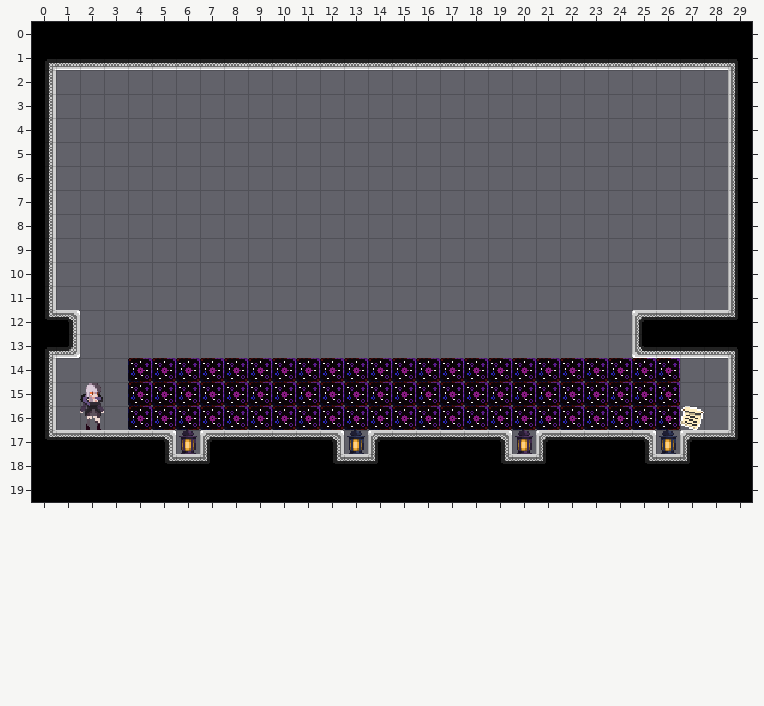
Two states of a Tiled map, Assets/maps/BookmarkLevels/3 - Old Tunnels/Weed Killer.tmx. Above: the version before the commit.
Cells are 16x16 px. Shown: x 0..29, y 0..19.
Once edited:
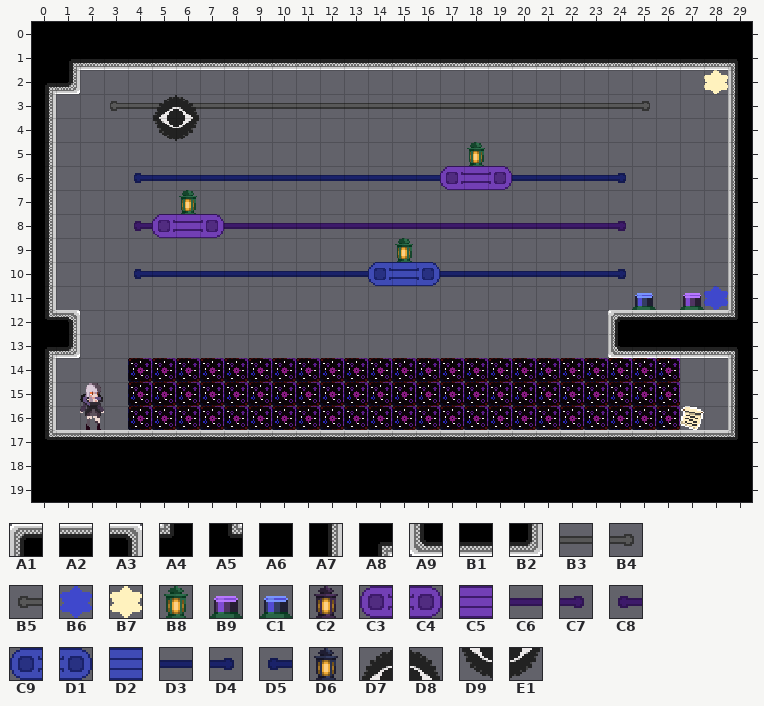
Key: from "Memory world tileset": A1 0, A2 1, A3 2, A4 3, A5 4, A6 6, A7 7, A8 9, A9 10, B1 11, B2 12; from "PlaceholderSprites": B3 13, B4 14, B5 14 flipped left-right, B6 27, B7 41, B8 45, B9 58, C1 59, C2 60, C3 65, C4 65 flipped left-right, C5 66, C6 67, C7 68, C8 68 flipped left-right, C9 71, D1 71 flipped left-right, D2 72, D3 73, D4 74, D5 74 flipped left-right, D6 75, D7 83, D8 84, D9 98, E1 99.
__ is an empty cell, .. an unchanged one.
The author wrote: New Gravity Swap level
Changes in this commit:
--- layer "bkg_close"
@@ x 3..25 @@
- 3 __ __ __ __ __ __ __ __ __ __ __ __ __ __ __ __ __ __ __ __ __ __ __
+ 3 B5 B3 B3 B3 B3 B3 B3 B3 B3 B3 B3 B3 B3 B3 B3 B3 B3 B3 B3 B3 B3 B3 B4
@@ x 4..24 @@
- 5 .. .. .. .. .. .. .. .. .. .. .. .. .. .. __ .. .. .. .. .. ..
- 6 __ __ __ __ __ __ __ __ __ __ __ __ __ __ __ __ __ __ __ __ __
+ 5 .. .. .. .. .. .. .. .. .. .. .. .. .. .. B8 .. .. .. .. .. ..
+ 6 D5 D3 D3 D3 D3 D3 D3 D3 D3 D3 D3 D3 D3 C3 C5 C4 D3 D3 D3 D3 D4
@@ x 4..24 @@
- 8 __ __ .. __ __ __ __ __ __ __ __ __ __ __ __ __ __ __ __ __ __
+ 8 C8 C6 .. C6 C6 C6 C6 C6 C6 C6 C6 C6 C6 C6 C6 C6 C6 C6 C6 C6 C7
@@ x 4..24 @@
-10 __ __ __ __ __ __ __ __ __ __ __ .. __ __ __ __ __ __ __ __ __
+10 D5 D3 D3 D3 D3 D3 D3 D3 D3 D3 D3 .. D3 D3 D3 D3 D3 D3 D3 D3 D4
--- layer "ground"
@@ x 0..28 @@
- 1 A8 B1 .. .. .. .. .. .. .. .. .. .. .. .. .. .. .. .. .. .. .. .. .. .. .. .. .. .. ..
- 2 A7 __ .. .. .. .. .. .. .. .. .. .. .. .. .. .. .. .. .. .. .. .. .. .. .. .. .. .. __
- 3 .. .. .. .. .. __ __ .. .. .. .. .. .. .. .. .. .. .. .. .. .. .. .. .. .. .. .. .. ..
- 4 .. .. .. .. .. __ __ .. .. .. .. .. .. .. .. .. .. .. .. .. .. .. .. .. .. .. .. .. ..
+ 1 A6 A8 .. .. .. .. .. .. .. .. .. .. .. .. .. .. .. .. .. .. .. .. .. .. .. .. .. .. ..
+ 2 A8 B2 .. .. .. .. .. .. .. .. .. .. .. .. .. .. .. .. .. .. .. .. .. .. .. .. .. .. B7
+ 3 .. .. .. .. .. D7 D8 .. .. .. .. .. .. .. .. .. .. .. .. .. .. .. .. .. .. .. .. .. ..
+ 4 .. .. .. .. .. D9 E1 .. .. .. .. .. .. .. .. .. .. .. .. .. .. .. .. .. .. .. .. .. ..
@@ x 5..28 @@
- 7 .. __ .. .. .. .. .. .. .. .. .. .. .. .. .. .. .. .. .. .. .. .. .. ..
- 8 __ __ __ .. .. .. .. .. .. .. .. .. .. .. .. .. .. .. .. .. .. .. .. ..
- 9 .. .. .. .. .. .. .. .. .. .. __ .. .. .. .. .. .. .. .. .. .. .. .. ..
-10 .. .. .. .. .. .. .. .. .. __ __ __ .. .. .. .. .. .. .. .. .. .. .. ..
-11 .. .. .. .. .. .. .. .. .. .. .. .. .. .. .. .. .. .. .. .. __ .. __ __
-12 .. .. .. .. .. .. .. .. .. .. .. .. .. .. .. .. .. .. .. __ A1 .. .. ..
-13 .. .. .. .. .. .. .. .. .. .. .. .. .. .. .. .. .. .. .. __ A9 .. .. ..
+ 7 .. B8 .. .. .. .. .. .. .. .. .. .. .. .. .. .. .. .. .. .. .. .. .. ..
+ 8 C3 C5 C4 .. .. .. .. .. .. .. .. .. .. .. .. .. .. .. .. .. .. .. .. ..
+ 9 .. .. .. .. .. .. .. .. .. .. B8 .. .. .. .. .. .. .. .. .. .. .. .. ..
+10 .. .. .. .. .. .. .. .. .. C9 D2 D1 .. .. .. .. .. .. .. .. .. .. .. ..
+11 .. .. .. .. .. .. .. .. .. .. .. .. .. .. .. .. .. .. .. .. C1 .. B9 B6
+12 .. .. .. .. .. .. .. .. .. .. .. .. .. .. .. .. .. .. .. A1 A2 .. .. ..
+13 .. .. .. .. .. .. .. .. .. .. .. .. .. .. .. .. .. .. .. A9 B1 .. .. ..
@@ x 5..27 @@
-17 A3 C2 A1 .. .. .. .. A3 D6 A1 .. .. .. .. A3 C2 A1 .. .. .. A3 D6 A1
-18 A5 A2 A4 .. .. .. .. A5 A2 A4 .. .. .. .. A5 A2 A4 .. .. .. A5 A2 A4
+17 A2 A2 A2 .. .. .. .. A2 A2 A2 .. .. .. .. A2 A2 A2 .. .. .. A2 A2 A2
+18 A6 A6 A6 .. .. .. .. A6 A6 A6 .. .. .. .. A6 A6 A6 .. .. .. A6 A6 A6
